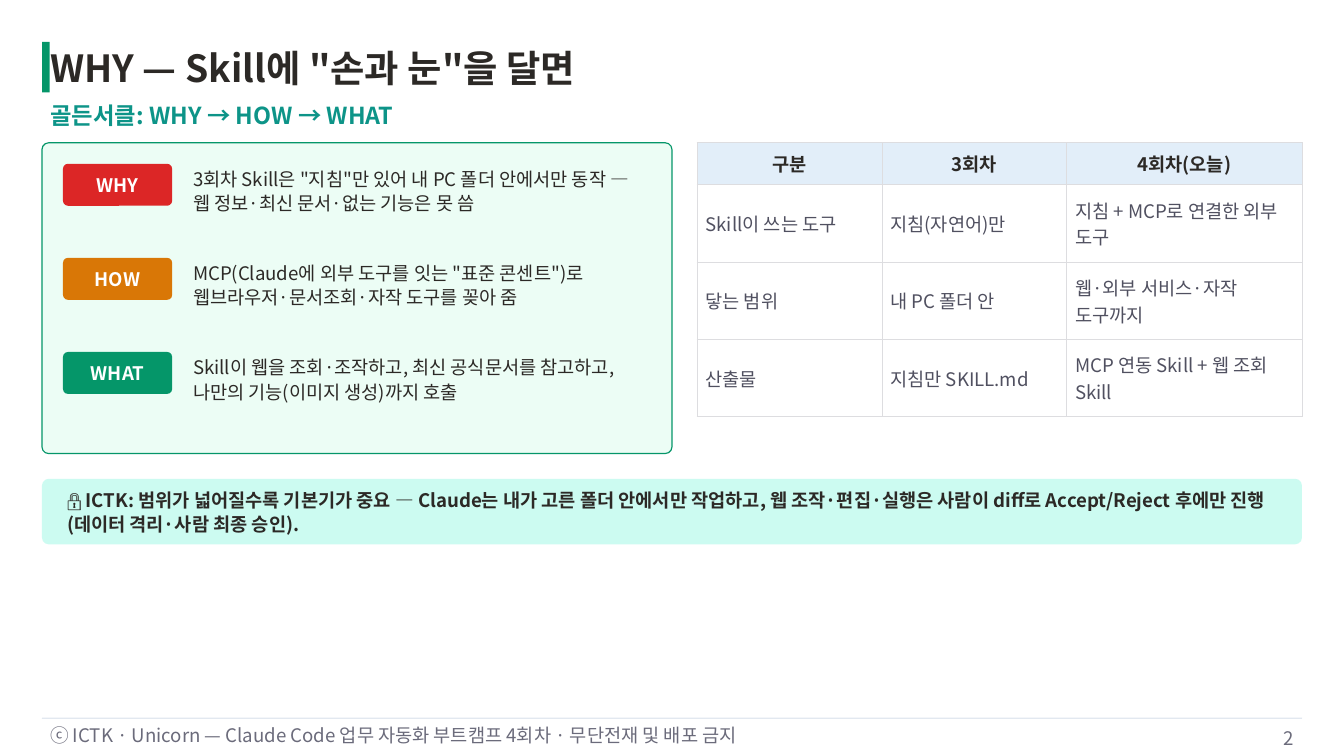
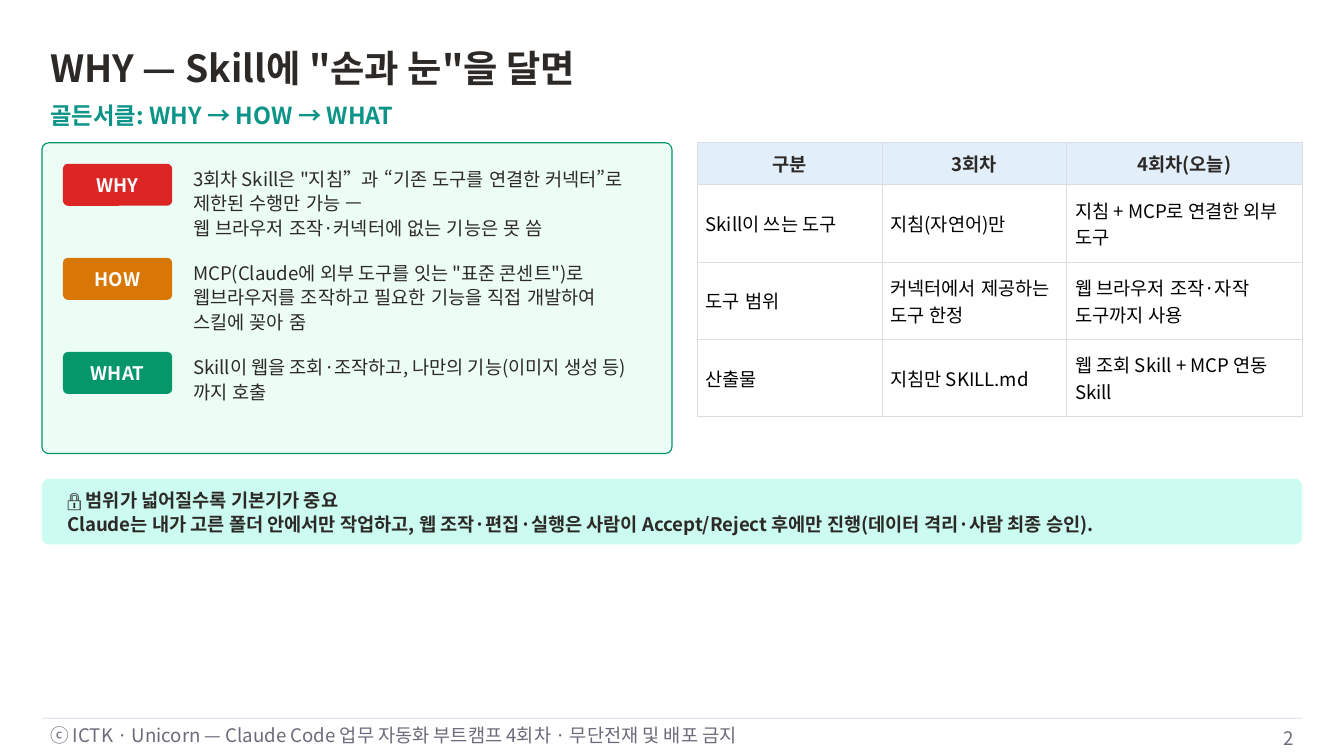
Before and after one commit to unicorn-campus/ai-automation, a slide deck: slide 2 of decks/04-skill-advanced-mcp/4회차-Skill심화-웹MCP-MCP개발.pptx. Drawn at 1344x756 pixels with LibreOffice and Linux fonts; fonts in the diff are those of the drawing. Boxes give left, top, right and bottom in pixels: in the first picture for what was removed or moved away, otherwise in the second. Text is boxed around its words. In the diff, an @@ line names an element or a change of style, - is before the commit and + after.

```diff
--- a/decks/04-skill-advanced-mcp/4회차-Skill심화-웹MCP-MCP개발.pptx
+++ b/decks/04-skill-advanced-mcp/4회차-Skill심화-웹MCP-MCP개발.pptx
@@ rectangle removed at (x1=42, y1=42, x2=50, y2=92) @@
@@ table at (x1=697, y1=143, x2=1302, y2=417) @@
-row 3: 닿는 범위 | 내 PC 폴더 안 | 웹·외부 서비스·자작 도구까지
+row 3: 도구 범위 | 커넥터에서 제공하는 도구 한정 | 웹 브라우저 조작·자작 도구까지 사용
-row 4, column 3: MCP 연동 Skill + 웹 조회 Skill
+row 4, column 3: 웹 조회 Skill + MCP 연동 Skill
@@ text colour #505060 to #000000 in "Skill이 쓰는 도구", "지침(자연어)만", "지침 + MCP로 연결한 외부 도구", "산출물" and 1 more places @@
@@ text at (x1=193, y1=169, x2=623, y2=237): text changed @@
-3회차 Skill은 "지침"만 있어 내 PC 폴더 안에서만 동작 — 웹 정보·최신 문서·없는 기능은 못 씀
+3회차 Skill은 "지침”과 “기존 도구를 연결한 커넥터”로 제한된 수행만 가능 —
+웹 브라우저 조작·커넥터에 없는 기능은 못 씀
@@ text at (x1=193, y1=264, x2=596, y2=331): text changed @@
-MCP(Claude에 외부 도구를 잇는 "표준 콘센트")로 웹브라우저·문서조회·자작 도구를 꽂아 줌
+MCP(Claude에 외부 도구를 잇는 "표준 콘센트")로
+웹브라우저를 조작하고 필요한 기능을 직접 개발하여
+스킬에 꽂아 줌
@@ text at (x1=193, y1=358, x2=626, y2=401): text changed @@
-Skill이 웹을 조회·조작하고, 최신 공식문서를 참고하고, 나만의 기능(이미지 생성)까지 호출
+Skill이 웹을 조회·조작하고, 나만의 기능(이미지 생성 등)까지 호출
@@ text at (x1=67, y1=491, x2=1093, y2=537): text changed @@
-🔒 ICTK: 범위가 넓어질수록 기본기가 중요 — Claude는 내가 고른 폴더 안에서만 작업하고, 웹 조작·편집·실행은 사람이 diff로 Accept/Reject 후에만 진행(데이터 격리·사람 최종 승인).
+🔒 범위가 넓어질수록 기본기가 중요
+Claude는 내가 고른 폴더 안에서만 작업하고, 웹 조작·편집·실행은 사람이 Accept/Reject 후에만 진행(데이터 격리·사람 최종 승인).
```
Also in this commit, not shown: 9 other slides changed, 6 slides added, 1 slide removed, 20 other files.
